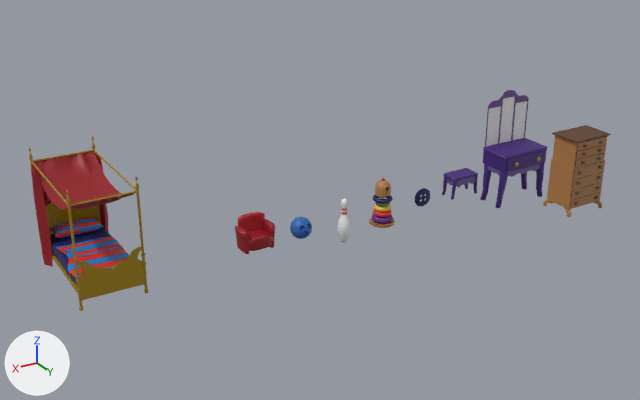
Before and after pictures for a commit that changed the Blender file PomniRoomObjects.blend.
Rendered twice from a camera (50 mm lens) standing at (79.7, 63.1, 33.8) and looking at (37.2, -7.8, -1.6). Lighting does not change. The marker at lower left points along +X, +Y and +Z. The picture after the commit comes second. The same objects are shown in both versions, whatever each file hides.

Script lines for the objects in view, before the commit:
```python
me_cube_004 = bpy.data.meshes.new('Cube.004')
me_cube_004.from_pydata(...)  # 1984 vertices, 1550 faces; spans x -1.0..1.0, y -2.1..0.2, z -75.1..63.6
# faces by material slot: [1418, 125, 7]
me_cube_004.materials.append(mat_wooddark)  # brown #5c3a1e
me_cube_004.materials.append(mat_woodbrown)  # brown #b07a45
me_cube_004.materials.append(mat_woodbrowner)  # brown #a1703f
me_cube_017 = bpy.data.meshes.new('Cube.017')
me_cube_017.from_pydata(...)  # 36 vertices, 34 faces; spans x -1.02..1.02, y -1.0..1.1, z -1.09..1.09
# faces by material slot: [32, 2]
me_cube_017.materials.append(mat_darkpurple)  # dark purple #401d76
me_cube_017.materials.append(mat_purple)  # purple #662989
me_torus_001 = bpy.data.meshes.new('Torus.001')
me_torus_001.from_pydata(...)  # 5244 vertices, 5464 faces; spans x -19.3..19.3, y -37.5..37.5, z -17.7..20.4
me_torus_001.polygons.foreach_set('use_smooth', [True] * 5464)
me_torus_001.materials.append(mat_gold)  # yellow #a38203
ob_drawer = bpy.data.objects.new('Drawer', me_cube_004)
ob_drawer.location = (0.64, -5.75, -5.29)
ob_drawer.scale = (2.84, 1.95, 0.0691)
ob_goldpole = bpy.data.objects.new('GoldPole', me_torus_001)
ob_goldpole.location = (61.44, -5.51, 2.46)
ob_goldpole.scale = (0.152, 0.152, 0.275)
ob_pulloutdrawer = bpy.data.objects.new('PulloutDrawer', me_cube_017)
ob_pulloutdrawer.location = (18.6, 0.11, 2.06)
ob_pulloutdrawer.scale = (2.59, 1.54, 0.656)
# also in view: 'Mattress' at (61.4, -5.5, -0.6); 'SideCurtain.001' at (64.3, -9.7, 2.2); 'CouchChair' at (48.8, 0.6, 1.0); 'BedFrameBottom' at (61.4, 0.0, 0.2); 'Pillow' at (61.4, -9.5, 0.5)
```
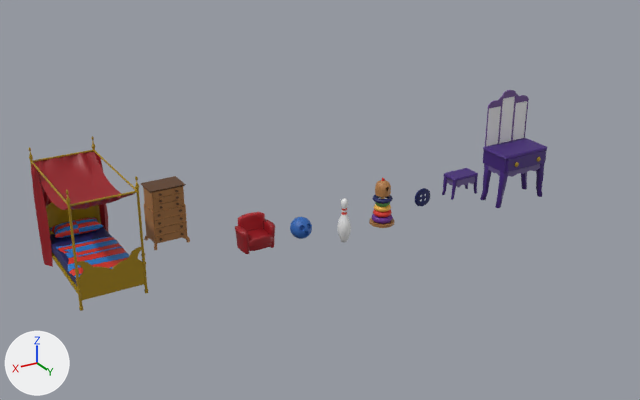
Pixel boxes (x1, y1, x2, y2) of what changed, in the pictures (640 x 400 px):
'Drawer', moved, rescaled (26% narrower, 19% shorter): before (543, 125, 610, 217); after (141, 176, 190, 250)

The edits, one by one:
Object 'Drawer' (ob_drawer) moves from (0.64, -5.75, -5.29) to (54.03, -5.75, 1.44).
Object 'Drawer' (ob_drawer) is rescaled from (2.84, 1.95, 0.0691) to (1.67, 1.15, 0.0406).
